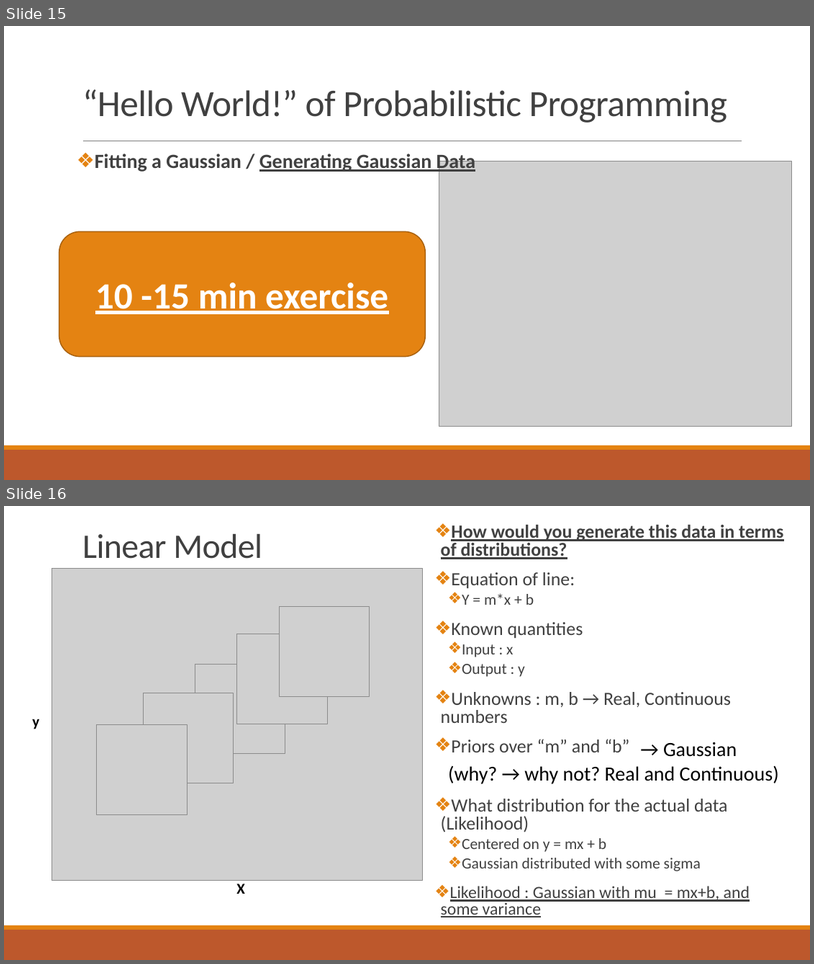
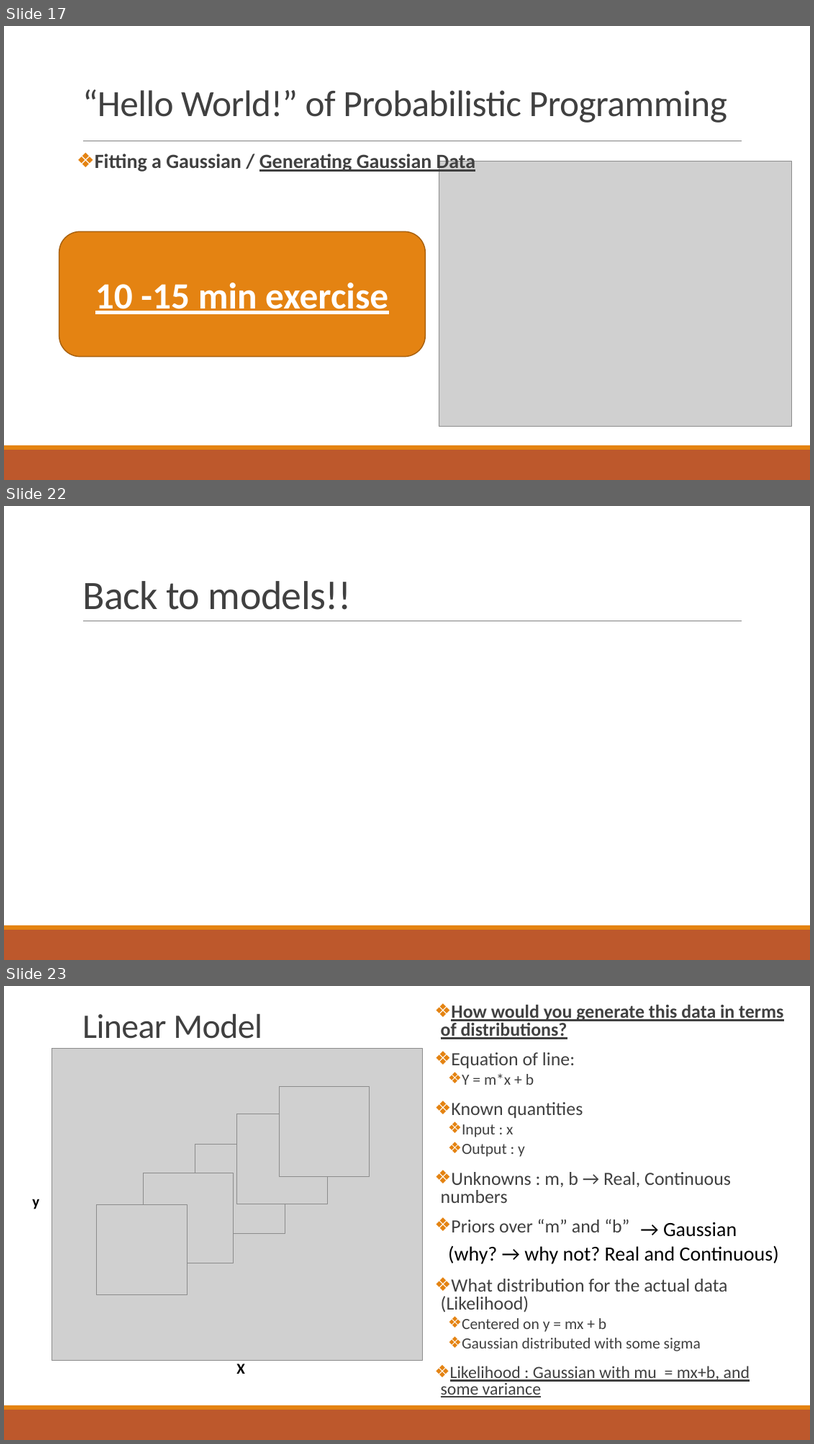
Before and after one commit to abuzarmahmood/teachables, a slide deck: Bayesian_Modeling_Lecture/Adv_Data_Analysis_Bayesian_Modeling.pptx. Shown one above the other, each under a label of ours: slides 15 and 16 before the commit, slides 17, 22 and 23 after it; the slides between them are not shown. The pictures are 814x964 and 814x1444 pixels, drawn with LibreOffice and Linux fonts; fonts in the diff are those of the drawing; grey boxes stand for pictures. Boxes give left, top, right and bottom in pixels: in the first picture for what was removed or moved away, otherwise in the second. Text is boxed around its words. In the diff, an @@ line names an element or a change of style, - is before the commit and + after.

```diff
--- a/Bayesian_Modeling_Lecture/Adv_Data_Analysis_Bayesian_Modeling.pptx
+++ b/Bayesian_Modeling_Lecture/Adv_Data_Analysis_Bayesian_Modeling.pptx
@@ slide 22 added at (4,506,810,960), background #FFFFFF; not listed: 3 template elements that a slide beside it also shows @@
@@ title added at (82,581,352,610), 48 pt, text #404040 @@
+Back to models!!
@@ what was slide 15 is now slide 17 @@
@@ what was slide 16 is now slide 23 @@
```
Also in this commit, not shown: 3 slides changed, 7 other slides added.
